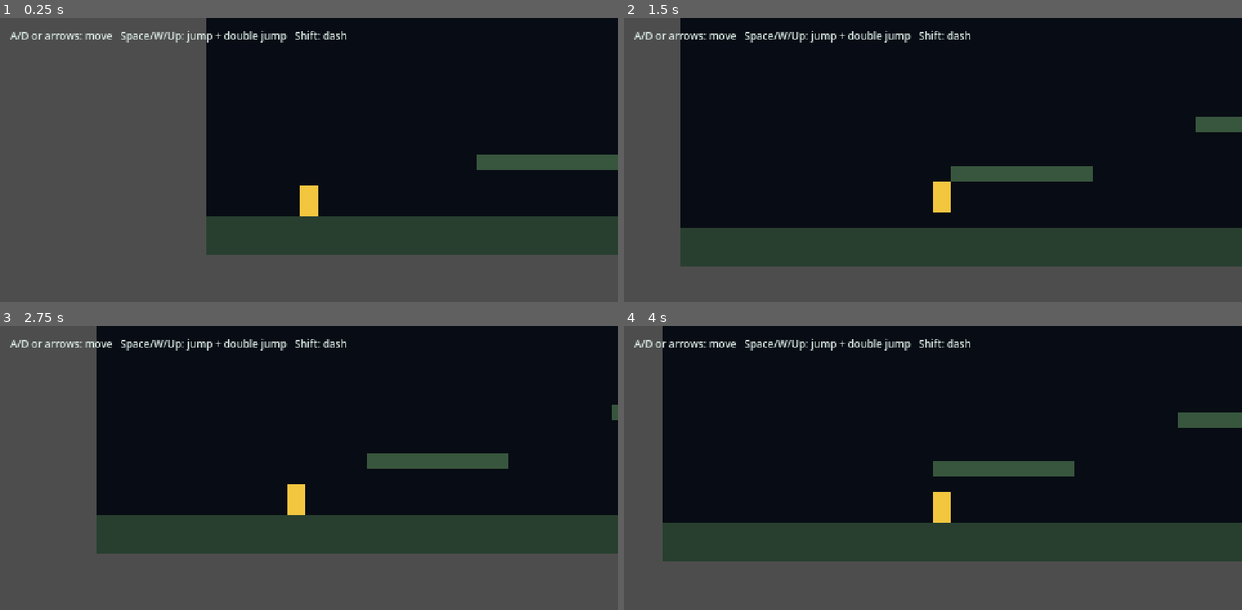
Above: before the commit, frames 1-4 (two rows, left to right).
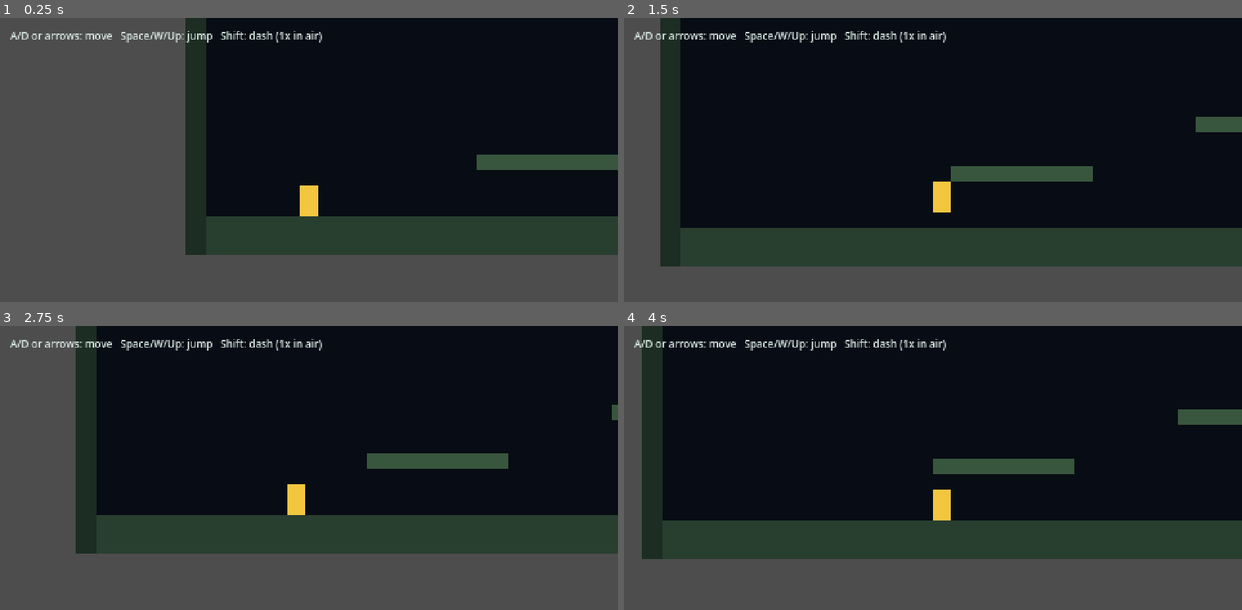
Above: after the commit, the same moments.

Repository: Eclipset13/fastcast
Game: Godot game, scene res://scenes/main.tscn
Two runs of this game, one before a commit and one after it. Both use one fixed random seed, a clock stepped at 60 frames per second and the inputs below.
Inputs:
- Up to frame 1 (0.25 s): no input
- Up to frame 2 (1.5 s): tap Enter at 0.5 s; hold D from 0.53 s (still down); tap Shift at 0.6, 1.35 s; tap Space at 0.77 s
- Up to frame 3 (2.75 s): tap Space at 1.52 s; release D at 2.03 s; hold A from 2.03 s (still down); tap Shift at 2.1 s
- Up to frame 4 (4 s): release A at 2.78 s; hold D from 2.78 s (still down); tap Shift at 2.85, 3.6 s; tap Space at 3.02, 3.77 s

The runs differ from the first frame. In frame 1, 3.2% of the frame differs, in the area x 30-56%, y 0-84%; in frame 2, 3.2%; in frame 3, 3.1%; in frame 4, 5.3%, in the area x 2-100%, y 0-83%.

Commit message:
Tighten Godot movement rules

Diff:
--- a/godot/scenes/levels/test_level.tscn
+++ b/godot/scenes/levels/test_level.tscn
@@ -10,6 +10,9 @@
 
 [sub_resource type="RectangleShape2D" id="RectangleShape2D_platform_b"]
 size = Vector2(90, 12)
+
+[sub_resource type="RectangleShape2D" id="RectangleShape2D_wall"]
+size = Vector2(16, 270)
 
 [node name="TestLevel" type="Node2D"]
 
@@ -27,6 +30,26 @@
 
 [node name="CollisionShape2D" type="CollisionShape2D" parent="Ground"]
 shape = SubResource("RectangleShape2D_ground")
+
+[node name="LeftWall" type="StaticBody2D" parent="."]
+position = Vector2(-8, 135)
+
+[node name="Visual" type="Polygon2D" parent="LeftWall"]
+polygon = PackedVector2Array(-8, -135, 8, -135, 8, 135, -8, 135)
+color = Color(0.11, 0.18, 0.14, 1)
+
+[node name="CollisionShape2D" type="CollisionShape2D" parent="LeftWall"]
+shape = SubResource("RectangleShape2D_wall")
+
+[node name="RightWall" type="StaticBody2D" parent="."]
+position = Vector2(968, 135)
+
+[node name="Visual" type="Polygon2D" parent="RightWall"]
+polygon = PackedVector2Array(-8, -135, 8, -135, 8, 135, -8, 135)
+color = Color(0.11, 0.18, 0.14, 1)
+
+[node name="CollisionShape2D" type="CollisionShape2D" parent="RightWall"]
+shape = SubResource("RectangleShape2D_wall")
 
 [node name="PlatformA" type="StaticBody2D" parent="."]
 position = Vector2(265, 198)
@@ -60,4 +83,4 @@
 offset_bottom = 32.0
 theme_override_colors/font_color = Color(0.86, 0.92, 0.9, 1)
 theme_override_font_sizes/font_size = 8
-text = "A/D or arrows: move   Space/W/Up: jump + double jump   Shift: dash"
+text = "A/D or arrows: move   Space/W/Up: jump   Shift: dash (1x in air)"
--- a/godot/scripts/player/player.gd
+++ b/godot/scripts/player/player.gd
@@ -10,13 +10,19 @@
 @export var dash_speed: float = 255.0
 @export var dash_duration: float = 0.13
 @export var dash_cooldown: float = 0.32
+@export var fall_respawn_y: float = 360.0
 
 var _facing: float = 1.0
-var _air_jumps_left: int = 1
+var _air_dash_available: bool = true
 var _dash_time_left: float = 0.0
 var _dash_cooldown_left: float = 0.0
 var _jump_requested: bool = false
 var _dash_requested: bool = false
+var _spawn_position: Vector2
+
+
+func _ready() -> void:
+	_spawn_position = global_position
 
 
 func _unhandled_input(event: InputEvent) -> void:
@@ -42,9 +48,12 @@
 	_dash_requested = false
 
 	if is_on_floor():
-		_air_jumps_left = 1
+		_air_dash_available = true
 
-	if wants_dash and _dash_cooldown_left <= 0.0:
+	var can_dash := is_on_floor() or _air_dash_available
+	if wants_dash and can_dash and _dash_cooldown_left <= 0.0:
+		if not is_on_floor():
+			_air_dash_available = false
 		_dash_time_left = dash_duration
 		_dash_cooldown_left = dash_cooldown
 
@@ -53,14 +62,11 @@
 		velocity.x = _facing * dash_speed
 		velocity.y = 0.0
 		move_and_slide()
+		_check_fall_respawn()
 		return
 
-	if wants_jump:
-		if is_on_floor():
-			velocity.y = jump_velocity
-		elif _air_jumps_left > 0:
-			_air_jumps_left -= 1
-			velocity.y = jump_velocity
+	if wants_jump and is_on_floor():
+		velocity.y = jump_velocity
 
 	if not is_on_floor():
 		velocity.y = minf(velocity.y + gravity * delta, max_fall_speed)
@@ -74,6 +80,18 @@
 		velocity.x = move_toward(velocity.x, 0.0, air_acceleration * 0.25 * delta)
 
 	move_and_slide()
+	_check_fall_respawn()
+
+
+func _check_fall_respawn() -> void:
+	if global_position.y <= fall_respawn_y:
+		return
+
+	global_position = _spawn_position
+	velocity = Vector2.ZERO
+	_dash_time_left = 0.0
+	_dash_cooldown_left = 0.0
+	_air_dash_available = true
 
 
 func _get_move_input() -> float:
Not shown: 1 places in godot/scenes/levels/test_level.tscn that only renumber resources
